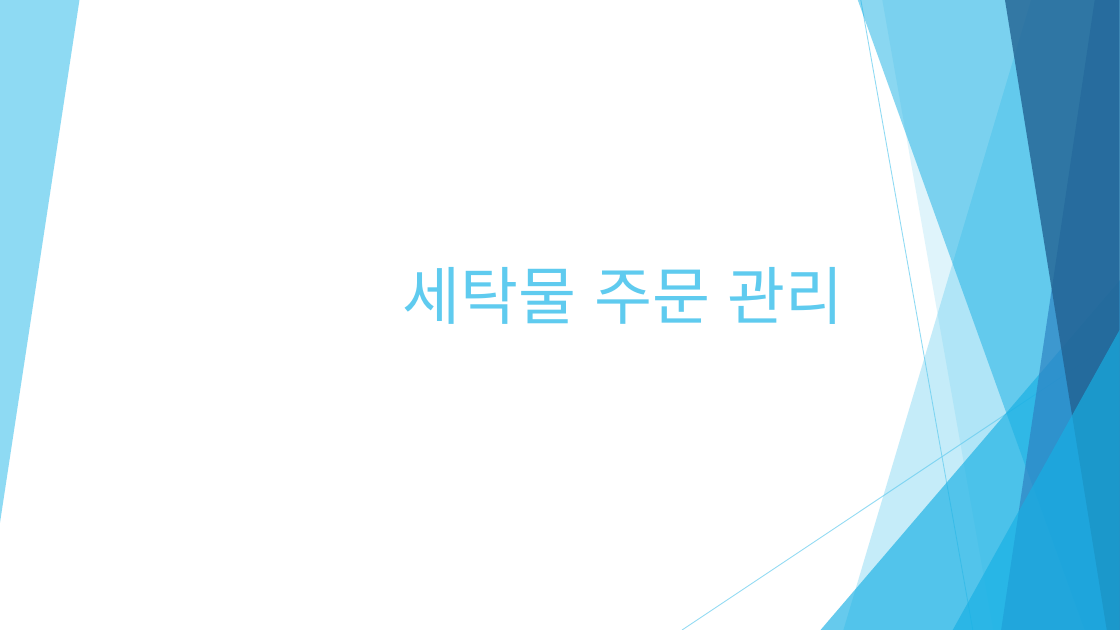
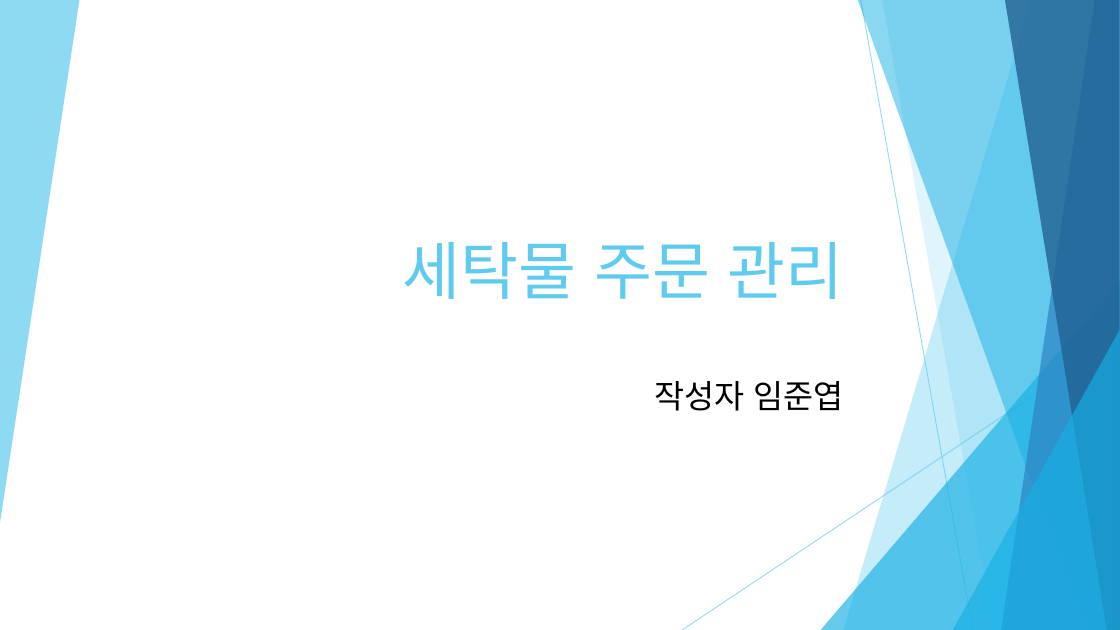
Before and after one commit to mywns123/project_yeop, a slide deck: slide 1 of document/세탁물 주문 관리_임준엽.pptx. Drawn at 1120x630 pixels with LibreOffice and Linux fonts; fonts in the diff are those of the drawing. Boxes give left, top, right and bottom in pixels: in the first picture for what was removed or moved away, otherwise in the second. Text is boxed around its words. In the diff, an @@ line names an element or a change of style, - is before the commit and + after.

```diff
--- a/document/세탁물 주문 관리_임준엽.pptx
+++ b/document/세탁물 주문 관리_임준엽.pptx
@@ title "세탁물 주문 관리": place and size @@
-title "세탁물 주문 관리" at (403, 267, 844, 324)
+title "세탁물 주문 관리" at (403, 242, 844, 299)
@@ subtitle added at (654, 381, 843, 411), 28 pt, text #000000 @@
+작성자 임준엽
```
Also in this commit, not shown: 3 other slides changed, 2 other files.
